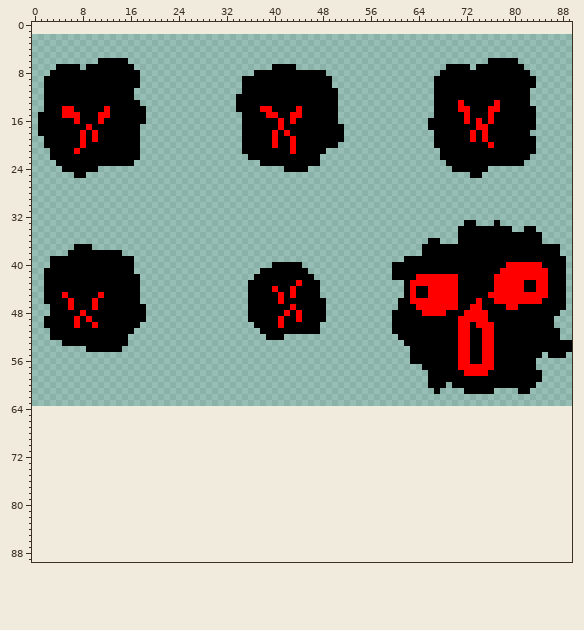
Two versions of one sprite sheet, assets/smokey.png. That is the earlier state.
The file is 96x62 pixels. Colours within 5 levels of each other are drawn and written as one. The old version is drawn lined up with the new one, on the new canvas.
The result:
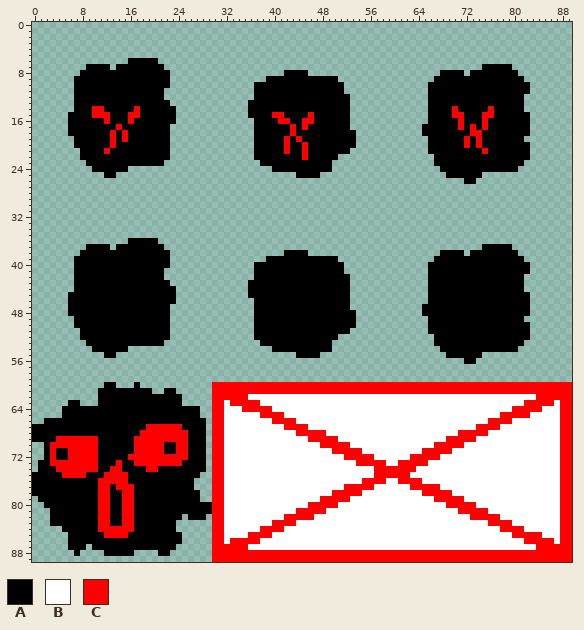
Palette (. is transparent): A #000000  B #ffffff  C #ff0000
The exact change:
canvas 96x62 -> 90x90, the old top-left corner now at -2,2 (the part of the old canvas that was cut away was empty and is not shown)
Changed rows in their new state; - is an unchanged pixel.
first column x 1:
 6 ----------.....AAAAA-------------------------------------------------------.....---
 7 ---....-----.---AAAAA------------------....-------------------------....-.-----..--
 8 --.....----------AAAAA--------------.....----...-----------------------.--------..-
 9 -.....-----------AAAAA------------....-----------A-------------------------------..
10 -.....-----------AAAAA------------..-------------AA--------------A----------------.
11 -.....----------AAAAA-------------..--------------A--------------A-----------------
12 -.....----------AAAAA------------...--------------AA-------------A---------------.-
13 -.....-----------AAAAA-----------..---------------AA-------------A----A-----A----.-
14 -.....---CCA----C-AAAAA----------..--AA----A------AA-------------A---CAA----A----..
15 .....AA--C-----CC-AAAAA-----------.---A-C-AA-C----AA-------------A---CCA--C-------.
16 .....-A---AC---C--AAAAA-----------..-----CA-CC----AA------------------CA-ACA------.
17 .....---A----C---AAAAA------------..----A-C-C------A------------A-----C-CA--------.
18 .....--A-A--C-C--AAAAA------------..---A-AC--------AA-----------AA-------CA--------
19 -.....-A-A--C-C--AAAAA------------..---A-CAC-------AA------------A-----CACA------..
20 -.....-A----C----AAAAA------------..---A-CA-C-----AAA------------A-----C-C-A------.
21 --.....----C-----AAAAA------------..-----CA-C---AAAA-------------AA-------C-------.
22 --.....----------AAAAA-------------.--------C--AAA----------------A----------------
23 ---.....--------AAAAA--------------------------AA-----------------AA---------------
24 ----.....-AAAAA------------------------AA----AAAA------------------AA------AAAAA---
25 ------..---AA------------------------------AAAA---------------------AAAA-----------
26 -----------------------------------------------------------------------AA----------
first column x 0:
33 ------------------------------------------------------------------------..---.------------
34 -----------------------------------------------------------------------.........--..------
35 -----------------------------------------------------------------------..............-----
36 ----------------AAAAA---------------------------------------------..---..............-----
37 -------..-AAA-AAAAAAAA-------------------------------------------..........-----........--
38 ------..-------AAAAAAAA-------------------AAAA-------------------...----.--------.......--
39 ---....----------AAAAAA----------------AAAAAAAAAAAA-----------.....---------------.......-
40 ---....----------AAAAAA--------------AAA-----AAAAAAA--------......-------------AAAA......-
41 --.....----------AAAAA---------------A--------AAAAAA--------......------------AAAAA......-
42 --.....-----------AAAA-------------------------AAAAAA-------......AAAAA------AAAAA.......-
43 --.....-----------AAAAA---------------------A---AAAAA---------....AAAAA------AAAAA.......-
44 --.....-----------AAAAAA----------------A--A----AAAAA---------....AAAAA------AAAAA.......-
45 --....-----A------AAAAAA-----------------A-A----AAAAA---------....AAAAA-----AAAAAAA......-
46 --....A---A-------AAAAAA------------.----A-------AAAA--------.....AAAAA---A--AAAAAA......-
47 ---...A---A--------AAAA-------------.------A-----AAAA--------....AAAAAA--AA----AA--......-
48 ---...--A----------AAAA-------------.-----A-A----AAAAA------.....AAAA---AAAA-------.....--
49 --.....A-A---------AAAA-------------.----A--A----AAAAA------......-----AAAAA------.....---
50 --.....A--A-------AAAAA------------------A------AAAAAA------......-----AA-AAA------....---
51 ---.....---------AAAAAA--------------A----------AAAAA-------......-----AA--AA------.....--
52 ---.....--------AAAAAAA--------------AA---AAAAAAAAA----------......----AA--AA------.....--
53 -----....-------AAAAAA----------------AAAAAAAAAAAA------------.....----AA--AA-----........
54 ---------.-----A------------------------AAAAAAAAAA-------------.....---AA--AA----.........
55 ------------AA------------------------------AAAA---------------......--AA--..........-...-
56 ---------------------------------------------------------------.........A-..........------
57 -----------------------------------------------------------------...................------
58 ------------------------------------------------------------------...................-----
59 ------------------------------------------------------------------...................-----
60 ------------AA---A------------CCCCCCCCCCCCCCCCCCCCCCCCCCCCCCCCCCCCCCCCCCCCCCCCCCCCCCCCCCCC
61 -----------AAAAAAAAA--AA------CCCCCCCCCCCCCCCCCCCCCCCCCCCCCCCCCCCCCCCCCCCCCCCCCCCCCCCCCCCC
62 -----------AAAAAAAAAAAAAA-----CCCCCCBBBBBBBBBBBBBBBBBBBBBBBBBBBBBBBBBBBBBBBBBBBBBBBBCCCCCC
63 ------AA---AAAAAAAAAAAAAA-----CCBCCCCCBBBBBBBBBBBBBBBBBBBBBBBBBBBBBBBBBBBBBBBBBBBBCCCCCBCC
64 -----AAAAAAAAAAAAAAAAAAAAAAA--CCBBBCCCCCBBBBBBBBBBBBBBBBBBBBBBBBBBBBBBBBBBBBBBBBCCCCCBBBCC
65 -----AAAAAAAAAAAAAAAAAAAAAAA--CCBBBBBBCCCCBBBBBBBBBBBBBBBBBBBBBBBBBBBBBBBBBBBBCCCCCBBBBBCC
66 --AAAAAAAAAAAAAAAAAAAAAAAAAAA-CCBBBBBBBBCCCCBBBBBBBBBBBBBBBBBBBBBBBBBBBBBBBBCCCCBBBBBBBBCC
67 AAAAAAAAAAAAAAAAAAACCCCCCAAAA-CCBBBBBBBBBBCCCCBBBBBBBBBBBBBBBBBBBBBBBBBBBBCCCCBBBBBBBBBBCC
68 AAAAAAAAAAAAAAAAAACCCCCCCCAAA-CCBBBBBBBBBBBBCCCCCBBBBBBBBBBBBBBBBBBBBBBCCCCCBBBBBBBBBBBBCC
69 AAAACCCCCCCAAAAAACCCCCCCCCAAA-CCBBBBBBBBBBBBBBCCCCCBBBBBBBBBBBBBBBBBBCCCCCBBBBBBBBBBBBBBCC
70 --ACCCCCCCCAAAAAACCCCCAACCAAA-CCBBBBBBBBBBBBBBBBCCCCCBBBBBBBBBBBBBBCCCCCBBBBBBBBBBBBBBBBCC
71 --ACAACCCCCAAAAAACCCCCAACCAAA-CCBBBBBBBBBBBBBBBBBBCCCCCBBBBBBBBBBCCCCCBBBBBBBBBBBBBBBBBBCC
72 --ACAACCCCCAAAAACCCCCCCCCCAAA-CCBBBBBBBBBBBBBBBBBBBBCCCCCBBBBBBCCCCCBBBBBBBBBBBBBBBBBBBBCC
73 -AACCCCCCCCAAACAACCCCCCCCAAAA-CCBBBBBBBBBBBBBBBBBBBBBBCCCCCBBCCCCCBBBBBBBBBBBBBBBBBBBBBBCC
74 -AAACCCCCCCAACCAAAACCAAAAAAAA-CCBBBBBBBBBBBBBBBBBBBBBBBBBCCCCCCCBBBBBBBBBBBBBBBBBBBBBBBBCC
75 AAAAACCCCAAACCCCAAAAAAAAAAAA--CCBBBBBBBBBBBBBBBBBBBBBBBBBCCCCCCBBBBBBBBBBBBBBBBBBBBBBBBBCC
76 AAAAAAAAAAACCCCCAAAAAAAAAAA---CCBBBBBBBBBBBBBBBBBBBBBBBCCCCBBCCCCBBBBBBBBBBBBBBBBBBBBBBBCC
77 AAAAAAAAAAACCACCCAAAAAAAAAA---CCBBBBBBBBBBBBBBBBBBBBCCCCCBBBBBBCCCCCBBBBBBBBBBBBBBBBBBBBCC
78 AAAAAAAAAAACCAACCAAAAAAAAAAA--CCBBBBBBBBBBBBBBBBBBCCCCCBBBBBBBBBBCCCCCBBBBBBBBBBBBBBBBBBCC
79 -AAAAAAAAAACCAACCAAAAAAAAAAA--CCBBBBBBBBBBBBBBBBCCCCCBBBBBBBBBBBBBBCCCCCBBBBBBBBBBBBBBBBCC
80 --AAAAAAAAACCAACCAAAAAAAAAAAAACCBBBBBBBBBBBBBBCCCCCBBBBBBBBBBBBBBBBBBCCCCCBBBBBBBBBBBBBBCC
81 ---AAAAAAAACCAACCAAAAAAAAAAAAACCBBBBBBBBBBBBCCCCCBBBBBBBBBBBBBBBBBBBBBBCCCCCBBBBBBBBBBBBCC
82 ---AAAAAAAACCAACCAAAAAAAA-AAA-CCBBBBBBBBBBCCCCCBBBBBBBBBBBBBBBBBBBBBBBBBBCCCCCBBBBBBBBBBCC
83 ---AAAAAAAACCAACCAAAAAAA------CCBBBBBBBBCCCCBBBBBBBBBBBBBBBBBBBBBBBBBBBBBBBBCCCCBBBBBBBBCC
84 -----AAAAAACCCCCCAAAAAAA------CCBBBBBBCCCCBBBBBBBBBBBBBBBBBBBBBBBBBBBBBBBBBBBBCCCCBBBBBBCC
85 ------AAAAAACCCCAAAAAAAAA-----CCBBBBCCCCBBBBBBBBBBBBBBBBBBBBBBBBBBBBBBBBBBBBBBBBCCCCCBBBCC
86 ------AAAAAAAAAAAAAAAAAAA-----CCBCCCCCBBBBBBBBBBBBBBBBBBBBBBBBBBBBBBBBBBBBBBBBBBBBCCCCCBCC
87 ------AAA-AAAAAAAAAAAAAA------CCCCCCBBBBBBBBBBBBBBBBBBBBBBBBBBBBBBBBBBBBBBBBBBBBBBBBCCCCCC
88 -------A----AAAAA----AA-------CCCCCCCCCCCCCCCCCCCCCCCCCCCCCCCCCCCCCCCCCCCCCCCCCCCCCCCCCCCC
89 ------------------------------CCCCCCCCCCCCCCCCCCCCCCCCCCCCCCCCCCCCCCCCCCCCCCCCCCCCCCCCCCCC
